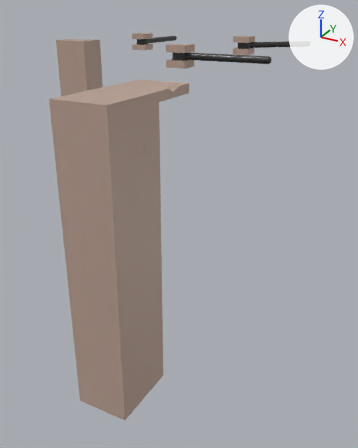
A saved change to the Blender file Assets/Modelos/Blender/Mundo.blend.
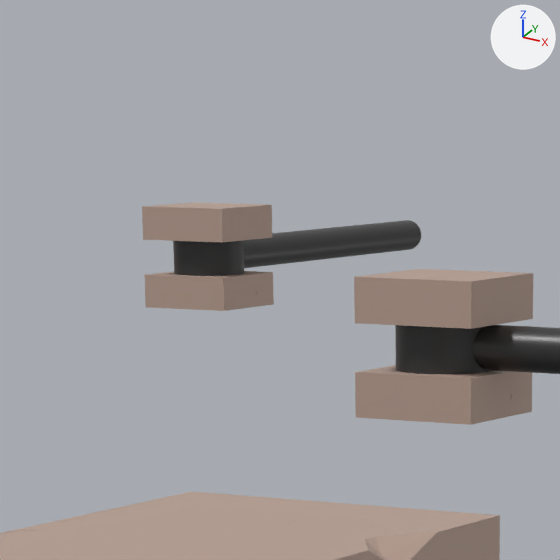
The first picture shows the older version from a 50 mm lens placed at (54.9, -70.9, 15.2), pointed at (-22.3, 69.5, -55.0). The close-ups show both versions on the part from 30% to 56% of the width and 0% to 20% of the height of that picture; other places that the commit changed are outside them. Every picture has the same lights, and +X, +Y and +Z are marked at upper right.

The first close-up shows 'Cubo.019', 'Cubo.020', 'Cubo.021', 'Círculo', 'Círculo.001', 'Plataforma-M.005'.
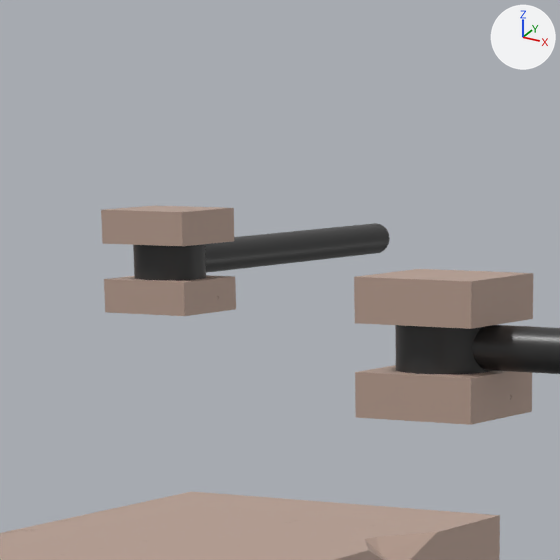
Changed parts and their boxes [x1, y1, x2, y2] in the close-ups (560 x 560 px):
'Cubo.020', moved: before [142, 202, 274, 311]; after [101, 206, 236, 316]
'Círculo.001', moved: before [173, 220, 421, 276]; after [133, 223, 390, 280]

The change, as a list of edits to the scene's bpy script:
```text
Change ob_cubo_020:
    ob_cubo_020.location: (-61.38, 109.7, 4.15) -> (-61.38, 105.06, 4.15)
Change ob_círculo_001:
    ob_círculo_001.location: (-61.36, 109.71, 0.96) -> (-61.36, 105.07, 0.96)
```
